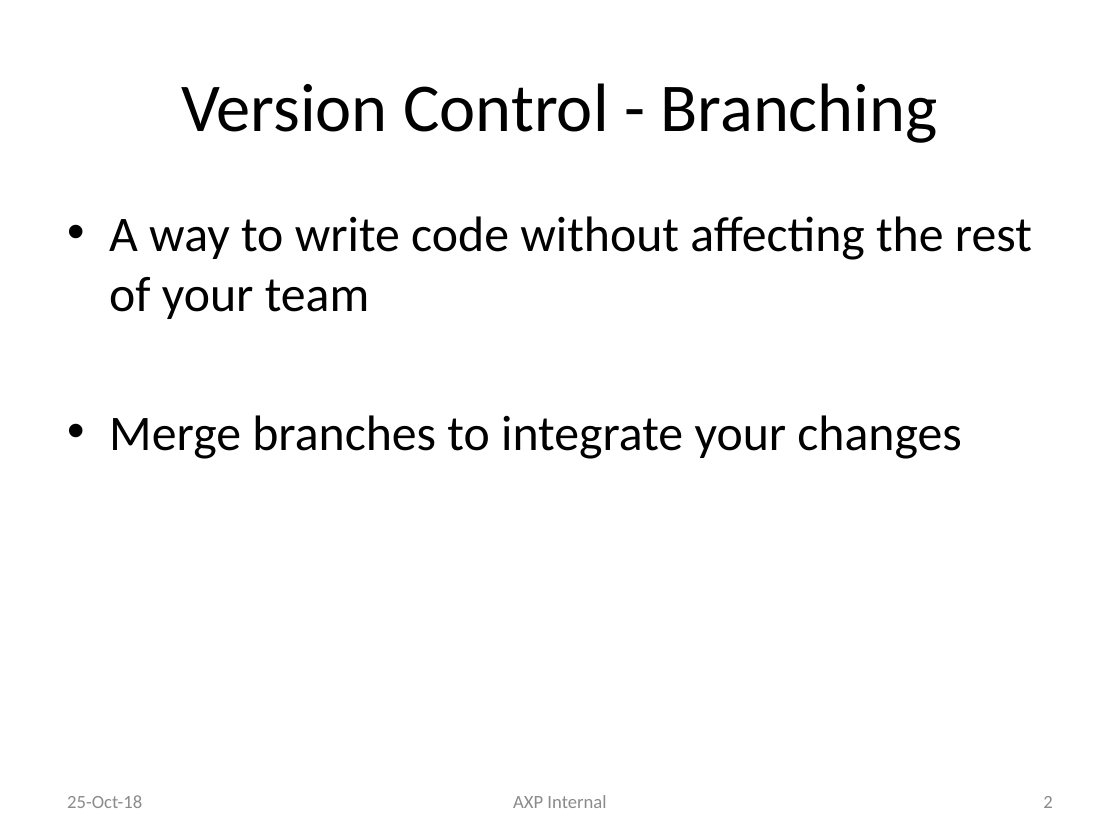
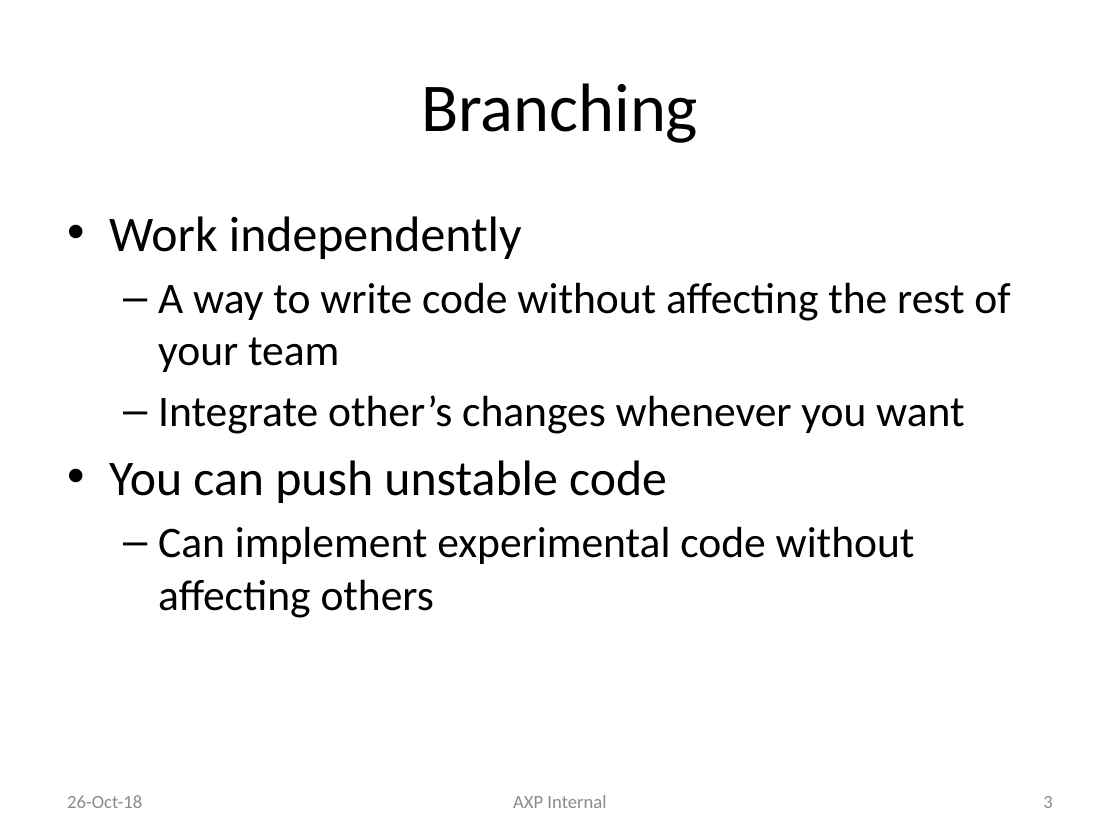
Before and after one commit to liyuan6006/GitStrategies, a slide deck: slide 3 of Branching.pptx (slide 2 before the commit). Drawn at 1120x840 pixels with LibreOffice and Linux fonts; fonts in the diff are those of the drawing. Boxes give left, top, right and bottom in pixels: in the first picture for what was removed or moved away, otherwise in the second. Text is boxed around its words. In the diff, an @@ line names an element or a change of style, - is before the commit and + after.

Commit message:
update ppt

```diff
--- a/Branching.pptx
+++ b/Branching.pptx
@@ title at (421,83,698,143): text changed @@
-Version Control - Branching
+Branching
@@ text at (109,216,522,259): paragraph added @@
+• Work independently
@@ text at (158,282,1010,372): size 32 to 28 pt in "A way to write code without affecting ..."; bullet • to –; list level 1 to 2 in "A way to write code ..." @@
@@ text at (109,395,964,618): text changed; size 32 to 28 pt @@
-• Merge branches to integrate your changes
+  – Integrate other’s changes whenever you want
+• You can push unstable code
+  – Can implement experimental code without affecting others
@@ text at (67,795,142,808): text changed @@
-25-Oct-18
+26-Oct-18
@@ page number at (1043,796,1052,808): text changed @@
-2
+3
```
Also in this commit, not shown: 14 other slides changed, 2 slides added, 8 slides removed.
